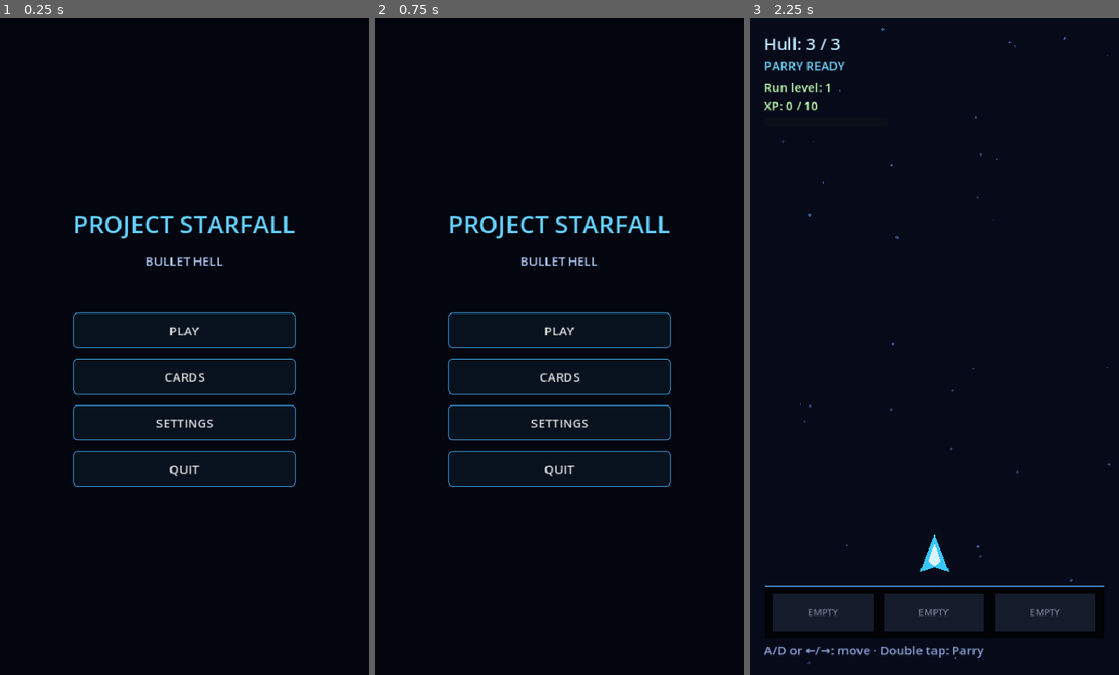
Above: before the commit, frames 1-3 (left to right).
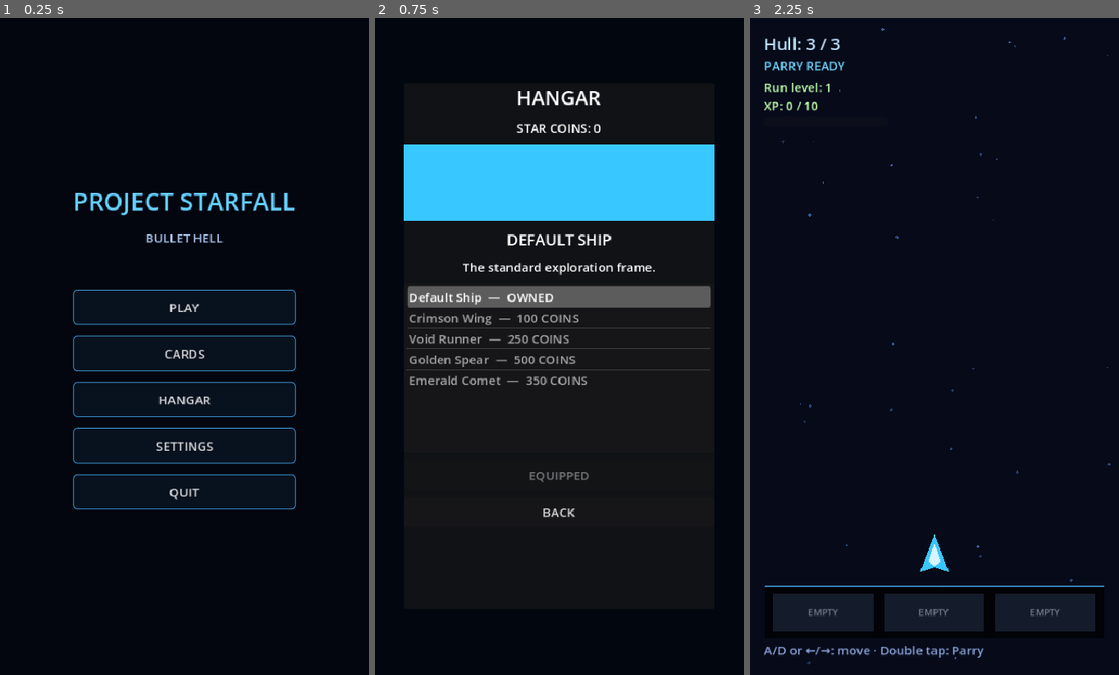
Above: after the commit, the same moments.

Repository: Gonz007/Bullet-Rogue
Game: Godot game, scene res://scenes/MainMenu.tscn
Two runs of this game, one before a commit and one after it. Both use one fixed random seed, a clock stepped at 60 frames per second and the inputs below.
Inputs (mouse positions are in pixels of both pictures, inside the frame that each line leads up to):
- Up to frame 1 (0.25 s): no input
- Up to frame 2 (0.75 s): click (559, 399) at 0.5 s, where only the run after the commit has a clickable "HANGAR"
- Up to frame 3 (2.25 s): click (934, 510) at 1.25 s, where only the run after the commit has a clickable "BACK"; click "PLAY" at 2 s

The runs differ from the first frame. In frame 1, 5.3% of the frame differs, in the area x 19-81%, y 26-75%; in frame 2, 18%, in the area x 7-92%, y 11-76%; in frame 3, nothing differs.

Commit message:
Add persistent cosmetic skins and hangar

Diff:
--- a/project.godot
+++ b/project.godot
@@ -22,6 +22,7 @@
 [autoload]
 
 SaveManager="*res://scripts/save_manager.gd"
+SkinManager="*res://scripts/skin_manager.gd"
 
 [display]
 
--- a/scenes/MainMenu.tscn
+++ b/scenes/MainMenu.tscn
@@ -2,6 +2,7 @@
 [ext_resource type="Script" path="res://scripts/ui/main_menu.gd" id="1"]
 [ext_resource type="Script" path="res://scripts/ui/sci_fi_button.gd" id="2"]
 [ext_resource type="PackedScene" path="res://scenes/ui/SettingsPanel.tscn" id="3"]
+[ext_resource type="PackedScene" path="res://scenes/ui/Hangar.tscn" id="4"]
 [node name="MainMenu" type="Control"]
 layout_mode = 3
 anchors_preset = 15
@@ -47,6 +48,11 @@
 layout_mode = 2
 text = "CARDS"
 script = ExtResource("2")
+[node name="Hangar" type="Button" parent="Center/Layout"]
+custom_minimum_size = Vector2(0, 46)
+layout_mode = 2
+text = "HANGAR"
+script = ExtResource("2")
 [node name="Settings" type="Button" parent="Center/Layout"]
 custom_minimum_size = Vector2(0, 46)
 layout_mode = 2
@@ -69,3 +75,5 @@
 visible = false
 [node name="Settings" parent="." instance=ExtResource("3")]
 visible = false
+[node name="Hangar" parent="." instance=ExtResource("4")]
+visible = false
--- /dev/null
+++ b/scenes/ui/Hangar.tscn
@@ -0,0 +1,55 @@
+[gd_scene load_steps=2 format=3]
+[ext_resource type="Script" path="res://scripts/ui/hangar.gd" id="1"]
+[node name="Hangar" type="Control"]
+layout_mode = 3
+anchors_preset = 15
+anchor_right = 1.0
+anchor_bottom = 1.0
+script = ExtResource("1")
+[node name="Shade" type="ColorRect" parent="."]
+layout_mode = 1
+anchors_preset = 15
+anchor_right = 1.0
+anchor_bottom = 1.0
+color = Color(0.01,0.025,0.06,1)
+[node name="Panel" type="PanelContainer" parent="."]
+layout_mode = 1
+anchors_preset = -1
+anchor_left = 0.08
+anchor_top = 0.1
+anchor_right = 0.92
+anchor_bottom = 0.9
+[node name="Layout" type="VBoxContainer" parent="Panel"]
+layout_mode = 2
+theme_override_constants/separation = 10
+[node name="Title" type="Label" parent="Panel/Layout"]
+layout_mode = 2
+theme_override_font_sizes/font_size = 26
+horizontal_alignment = 1
+text = "HANGAR"
+[node name="Coins" type="Label" parent="Panel/Layout"]
+layout_mode = 2
+horizontal_alignment = 1
+text = "STAR COINS: 0"
+[node name="Preview" type="ColorRect" parent="Panel/Layout"]
+custom_minimum_size = Vector2(0,100)
+layout_mode = 2
+color = Color(0.22,0.78,1,1)
+[node name="Name" type="Label" parent="Panel/Layout"]
+layout_mode = 2
+theme_override_font_sizes/font_size = 20
+horizontal_alignment = 1
+[node name="Description" type="Label" parent="Panel/Layout"]
+layout_mode = 2
+autowrap_mode = 2
+horizontal_alignment = 1
+[node name="SkinList" type="ItemList" parent="Panel/Layout"]
+custom_minimum_size = Vector2(0,220)
+layout_mode = 2
+[node name="BuyEquip" type="Button" parent="Panel/Layout"]
+custom_minimum_size = Vector2(0,38)
+layout_mode = 2
+[node name="Back" type="Button" parent="Panel/Layout"]
+custom_minimum_size = Vector2(0,38)
+layout_mode = 2
+text = "BACK"
--- a/scripts/player.gd
+++ b/scripts/player.gd
@@ -27,8 +27,15 @@
 
 func _ready() -> void:
 	add_to_group("player")
+	_apply_equipped_skin()
 	$Weapon.configure(self, $Muzzle)
 	$ParryArea.area_entered.connect(_on_parry_area_entered)
+
+
+func _apply_equipped_skin() -> void:
+	var skin := SkinManager.get_equipped_skin()
+	$Body.color = skin.ship_color
+	$Cockpit.color = skin.cockpit_color
 
 
 func _physics_process(delta: float) -> void:
--- /dev/null
+++ b/scripts/skin_data.gd
@@ -0,0 +1,10 @@
+class_name SkinData
+extends Resource
+
+@export var id := ""
+@export var display_name := ""
+@export_multiline var description := ""
+@export var price := 0
+@export var ship_color := Color(0.22, 0.78, 1.0)
+@export var cockpit_color := Color(0.85, 0.96, 1.0)
+@export var unlock_condition := ""
--- /dev/null
+++ b/scripts/skin_manager.gd
@@ -0,0 +1,45 @@
+extends Node
+
+signal skin_changed(skin: SkinData)
+signal coins_changed(total: int)
+
+const SKINS: Array[SkinData] = [
+	preload("res://skins/default_ship.tres"),
+	preload("res://skins/crimson_wing.tres"),
+	preload("res://skins/void_runner.tres"),
+	preload("res://skins/golden_spear.tres"),
+	preload("res://skins/emerald_comet.tres")
+]
+
+
+func _ready() -> void:
+	SaveManager.coins_changed.connect(func(total: int) -> void: coins_changed.emit(total))
+
+
+func get_skins() -> Array[SkinData]:
+	return SKINS.duplicate()
+
+
+func get_skin(skin_id: String) -> SkinData:
+	for skin in SKINS:
+		if skin.id == skin_id:
+			return skin
+	return SKINS[0]
+
+
+func get_equipped_skin() -> SkinData:
+	return get_skin(SaveManager.get_equipped_skin())
+
+
+func is_purchased(skin: SkinData) -> bool:
+	return SaveManager.get_purchased_skins().has(skin.id)
+
+
+func purchase_or_equip(skin: SkinData) -> bool:
+	if not is_purchased(skin):
+		if not SaveManager.spend_coins(skin.price):
+			return false
+		SaveManager.set_skin_purchased(skin.id)
+	SaveManager.set_equipped_skin(skin.id)
+	skin_changed.emit(skin)
+	return true
--- /dev/null
+++ b/scripts/ui/hangar.gd
@@ -0,0 +1,42 @@
+extends Control
+
+var _selected: SkinData
+
+func _ready() -> void:
+	$Panel/Layout/Back.pressed.connect(func() -> void: hide())
+	$Panel/Layout/BuyEquip.pressed.connect(_on_buy_equip)
+	$Panel/Layout/SkinList.item_selected.connect(_on_skin_selected)
+	SkinManager.coins_changed.connect(func(_total: int) -> void: _refresh())
+	_rebuild_list()
+
+
+func _rebuild_list() -> void:
+	$Panel/Layout/SkinList.clear()
+	for skin in SkinManager.get_skins():
+		$Panel/Layout/SkinList.add_item("%s  —  %s" % [skin.display_name, "OWNED" if SkinManager.is_purchased(skin) else "%d COINS" % skin.price])
+	$Panel/Layout/SkinList.select(0)
+	_selected = SkinManager.get_skins()[0]
+	_refresh()
+
+
+func _on_skin_selected(index: int) -> void:
+	_selected = SkinManager.get_skins()[index]
+	_refresh()
+
+
+func _refresh() -> void:
+	if _selected == null:
+		return
+	$Panel/Layout/Coins.text = "STAR COINS: %d" % SaveManager.get_coins()
+	$Panel/Layout/Preview.color = _selected.ship_color
+	$Panel/Layout/Name.text = _selected.display_name.to_upper()
+	$Panel/Layout/Description.text = _selected.description
+	var owned := SkinManager.is_purchased(_selected)
+	var equipped := SaveManager.get_equipped_skin() == _selected.id
+	$Panel/Layout/BuyEquip.text = "EQUIPPED" if equipped else ("EQUIP" if owned else "BUY — %d" % _selected.price)
+	$Panel/Layout/BuyEquip.disabled = equipped or (not owned and SaveManager.get_coins() < _selected.price)
+
+
+func _on_buy_equip() -> void:
+	if SkinManager.purchase_or_equip(_selected):
+		_refresh()
--- a/scripts/ui/main_menu.gd
+++ b/scripts/ui/main_menu.gd
@@ -3,6 +3,8 @@
 func _ready() -> void:
 	$Center/Layout/Play.pressed.connect(func() -> void: get_tree().change_scene_to_file("res://scenes/Main.tscn"))
 	$Center/Layout/Cards.pressed.connect(func() -> void: $CollectionNotice.visible = true)
+	$Center/Layout/Hangar.pressed.connect(func() -> void: $Hangar.visible = true)
 	$Center/Layout/Settings.pressed.connect(func() -> void: $Settings.visible = true)
 	$Center/Layout/Quit.pressed.connect(func() -> void: get_tree().quit())
 	$Settings.closed.connect(func() -> void: $Settings.visible = false)
+	$Hangar.hide()
--- /dev/null
+++ b/skins/crimson_wing.tres
@@ -0,0 +1,10 @@
+[gd_resource type="Resource" script_class="SkinData" load_steps=2 format=3]
+[ext_resource type="Script" path="res://scripts/skin_data.gd" id="1"]
+[resource]
+script = ExtResource("1")
+id = "crimson_wing"
+display_name = "Crimson Wing"
+description = "A sharp red interceptor finish."
+price = 100
+ship_color = Color(0.96, 0.22, 0.28, 1)
+cockpit_color = Color(1, 0.76, 0.72, 1)
--- /dev/null
+++ b/skins/default_ship.tres
@@ -0,0 +1,10 @@
+[gd_resource type="Resource" script_class="SkinData" load_steps=2 format=3]
+[ext_resource type="Script" path="res://scripts/skin_data.gd" id="1"]
+[resource]
+script = ExtResource("1")
+id = "default_ship"
+display_name = "Default Ship"
+description = "The standard exploration frame."
+price = 0
+ship_color = Color(0.22, 0.78, 1, 1)
+cockpit_color = Color(0.85, 0.96, 1, 1)
--- /dev/null
+++ b/skins/emerald_comet.tres
@@ -0,0 +1,10 @@
+[gd_resource type="Resource" script_class="SkinData" load_steps=2 format=3]
+[ext_resource type="Script" path="res://scripts/skin_data.gd" id="1"]
+[resource]
+script = ExtResource("1")
+id = "emerald_comet"
+display_name = "Emerald Comet"
+description = "A luminous green racing hull."
+price = 350
+ship_color = Color(0.2, 0.9, 0.54, 1)
+cockpit_color = Color(0.72, 1, 0.84, 1)
--- /dev/null
+++ b/skins/golden_spear.tres
@@ -0,0 +1,10 @@
+[gd_resource type="Resource" script_class="SkinData" load_steps=2 format=3]
+[ext_resource type="Script" path="res://scripts/skin_data.gd" id="1"]
+[resource]
+script = ExtResource("1")
+id = "golden_spear"
+display_name = "Golden Spear"
+description = "Ceremonial gold armor."
+price = 500
+ship_color = Color(1, 0.68, 0.16, 1)
+cockpit_color = Color(1, 0.94, 0.64, 1)
--- /dev/null
+++ b/skins/void_runner.tres
@@ -0,0 +1,10 @@
+[gd_resource type="Resource" script_class="SkinData" load_steps=2 format=3]
+[ext_resource type="Script" path="res://scripts/skin_data.gd" id="1"]
+[resource]
+script = ExtResource("1")
+id = "void_runner"
+display_name = "Void Runner"
+description = "Violet stealth plating."
+price = 250
+ship_color = Color(0.48, 0.24, 0.82, 1)
+cockpit_color = Color(0.9, 0.68, 1, 1)
Not shown, added: scripts/skin_data.gd.uid
Not shown, added: scripts/skin_manager.gd.uid
Not shown, added: scripts/ui/hangar.gd.uid
